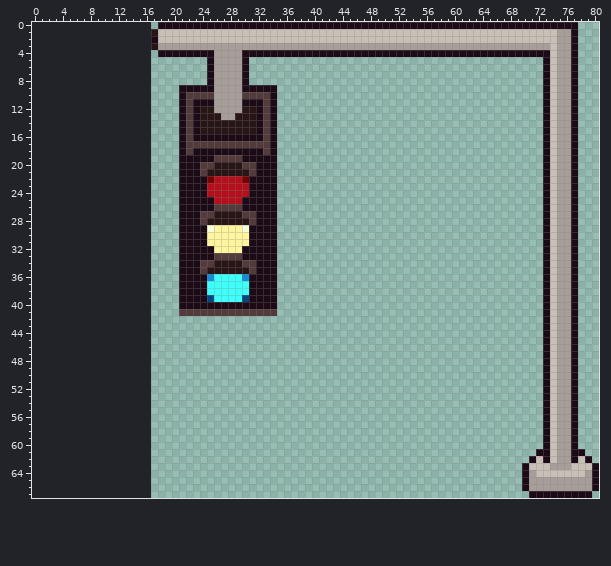
A sprite sheet gets an edit: Assets/Art/Texures/Street_Objects/Traffic_Light.png. The picture above was drawn from the file before the commit.
The file is 64x68 pixels. The old version is drawn lined up with the new one, on the new canvas.
The result:
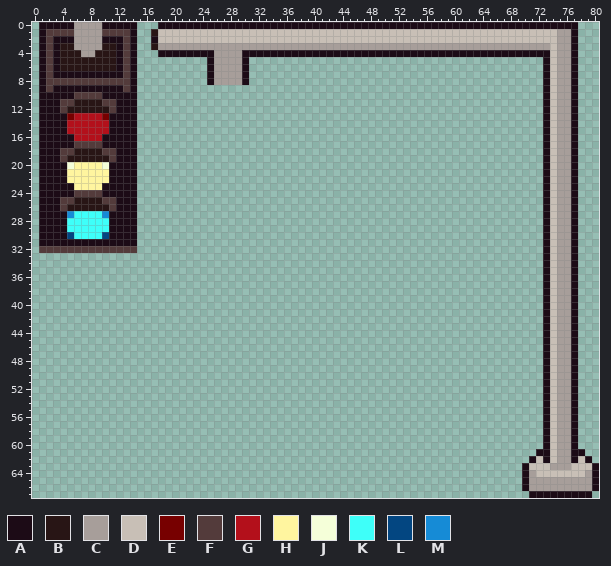
Palette (. is transparent): A #1c0b16  B #281515  C #a79e9a  D #c8bfb6  E #770000  F #533b3b  G #b3101b  H #fff59f  J #f5ffd9  K #3efff9  L #034681  M #168bd6
Changes in this commit:
canvas 64x68 -> 81x68, the old top-left corner now at 17,0
y 0: x 1..14 .............. -> AAAAACCCCAAAAA
y 1: x 1..14 .............. -> AFFFFCCCCFFFFA
y 2: x 1..14 .............. -> AFAAACCCCAAAFA
y 3: x 1..14 .............. -> AFABBCCCCBBAFA
y 4: x 1..14 .............. -> AFABBBCCBBBAFA
y 5..6: x 1..14 .............. -> AFABBBBBBBBAFA
y 7: x 1..14 .............. -> AFAAAAAAAAAAFA
y 8: x 1..14 .............. -> AFFFFFFFFFFFFA
y 9: x 1..14 .............. -> AFAAAAAAAAAAFA; x 21..34 AAAAACCCCAAAAA -> ..............
y 10: x 1..14 .............. -> AAAAAFFFFAAAAA; x 21..34 AFFFFCCCCFFFFA -> ..............
y 11: x 1..14 .............. -> AAAFFBBBBFFAAA; x 21..34 AFAAACCCCAAAFA -> ..............
y 12: x 1..14 .............. -> AAAFBBBBBBFAAA; x 21..34 AFABBCCCCBBAFA -> ..............
y 13: x 1..14 .............. -> AAAAEGGGGEAAAA; x 21..34 AFABBBCCBBBAFA -> ..............
y 14..15: x 1..14 .............. -> AAAAGGGGGGAAAA; x 21..34 AFABBBBBBBBAFA -> ..............
y 16: x 1..14 .............. -> AAAAAGGGGAAAAA; x 21..34 AFAAAAAAAAAAFA -> ..............
y 17: x 1..14 .............. -> AAAAAFFFFAAAAA; x 21..34 AFFFFFFFFFFFFA -> ..............
y 18: x 1..14 .............. -> AAAFFBBBBFFAAA; x 21..34 AFAAAAAAAAAAFA -> ..............
y 19: x 1..14 .............. -> AAAFBBBBBBFAAA; x 21..34 AAAAAFFFFAAAAA -> ..............
y 20: x 1..14 .............. -> AAAAJHHHHJAAAA; x 21..34 AAAFFBBBBFFAAA -> ..............
y 21: x 1..14 .............. -> AAAAHHHHHHAAAA; x 21..34 AAAFBBBBBBFAAA -> ..............
y 22: x 1..14 .............. -> AAAAHHHHHHAAAA; x 21..34 AAAAEGGGGEAAAA -> ..............
y 23: x 1..14 .............. -> AAAAAHHHHAAAAA; x 21..34 AAAAGGGGGGAAAA -> ..............
y 24: x 1..14 .............. -> AAAAAFFFFAAAAA; x 21..34 AAAAGGGGGGAAAA -> ..............
y 25: x 1..14 .............. -> AAAFFBBBBFFAAA; x 21..34 AAAAAGGGGAAAAA -> ..............
y 26: x 1..14 .............. -> AAAFBBBBBBFAAA; x 21..34 AAAAAFFFFAAAAA -> ..............
y 27: x 1..14 .............. -> AAAAMKKKKMAAAA; x 21..34 AAAFFBBBBFFAAA -> ..............
y 28: x 1..14 .............. -> AAAAKKKKKKAAAA; x 21..34 AAAFBBBBBBFAAA -> ..............
y 29: x 1..14 .............. -> AAAAKKKKKKAAAA; x 21..34 AAAAJHHHHJAAAA -> ..............
y 30: x 1..14 .............. -> AAAALKKKKLAAAA; x 21..34 AAAAHHHHHHAAAA -> ..............
y 31: x 1..14 .............. -> AAAAAAAAAAAAAA; x 21..34 AAAAHHHHHHAAAA -> ..............
y 32: x 1..14 .............. -> FFFFFFFFFFFFFF; x 21..34 AAAAAHHHHAAAAA -> ..............
y 33: x 21..34 AAAAAFFFFAAAAA -> ..............
y 34: x 21..34 AAAFFBBBBFFAAA -> ..............
y 35: x 21..34 AAAFBBBBBBFAAA -> ..............
y 36: x 21..34 AAAAMKKKKMAAAA -> ..............
y 37..38: x 21..34 AAAAKKKKKKAAAA -> ..............
y 39: x 21..34 AAAALKKKKLAAAA -> ..............
y 40: x 21..34 AAAAAAAAAAAAAA -> ..............
y 41: x 21..34 FFFFFFFFFFFFFF -> ..............
Where, in picture pixels (left, top, right, bottom), the same in both pictures:
added: (39, 22, 137, 253)
erased: (179, 85, 277, 316)
